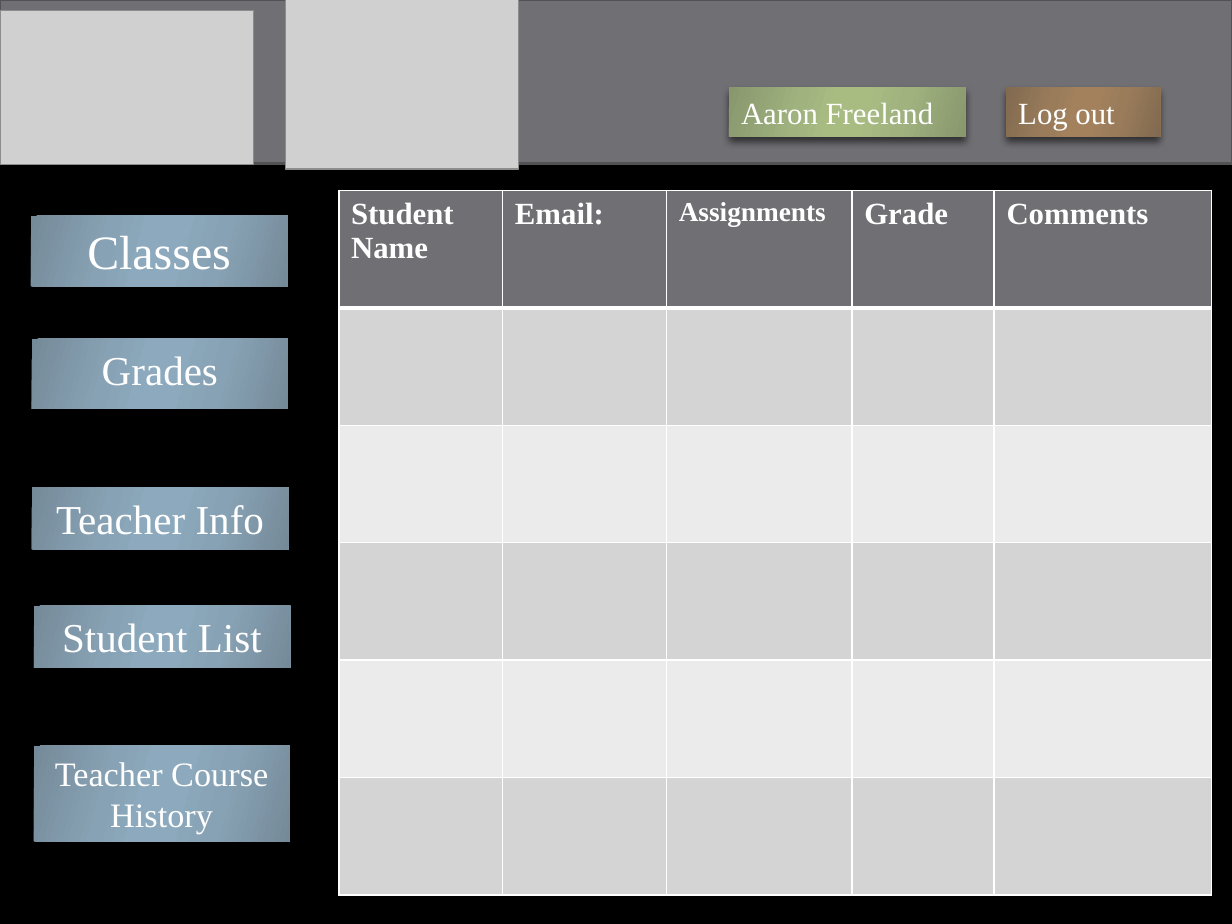
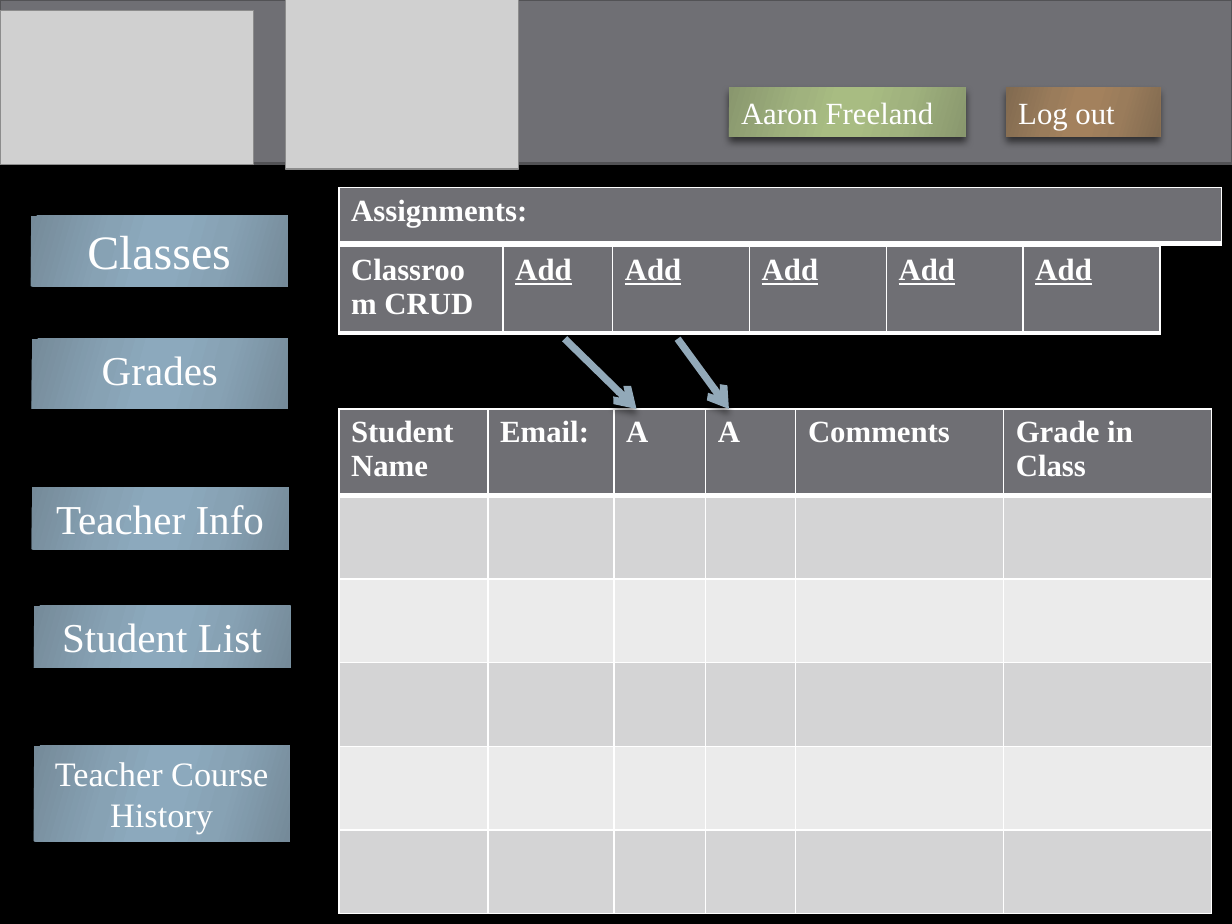
Before and after one commit to WVUP/Spring-2015, a slide deck: slide 4 of Assignments/Gradebook App PowerPont/Austin Brand/Javascript_Gradebook_Storyboard.pptx. Drawn at 1232x924 pixels with LibreOffice and Linux fonts; fonts in the diff are those of the drawing; grey boxes stand for pictures; background and template pictures are left out. Boxes give left, top, right and bottom in pixels: in the first picture for what was removed or moved away, otherwise in the second. Text is boxed around its words. In the diff, an @@ line names an element or a change of style, - is before the commit and + after.

Commit message:
Gradebook up to date

```diff
--- a/Assignments/Gradebook App PowerPont/Austin Brand/Javascript_Gradebook_Storyboard.pptx
+++ b/Assignments/Gradebook App PowerPont/Austin Brand/Javascript_Gradebook_Storyboard.pptx
@@ table added at [339, 187, 1222, 243], 1 rows, 1 columns @@
+Assignments:
@@ table added at [339, 246, 1159, 333], 1 rows, 6 columns @@
+Classroom CRUD | Add | Add | Add | Add | Add
@@ arrow added from (564, 339) to (637, 409), #92A9B9 4.25 pt @@
@@ arrow added from (678, 339) to (729, 409), #92A9B9 4.25 pt @@
@@ table at [339, 409, 1211, 914] @@
-column 3, row 1: Assignments
+column 3, row 1: A
-column 4, row 1: Grade
+column 4, row 1: A
+column 6: Grade in Class |  |  |  |  | 
@@ table: place and size @@
-table at [339, 191, 1211, 896]
+table at [339, 409, 1211, 914]
```
Also in this commit, not shown: 5 other files.
